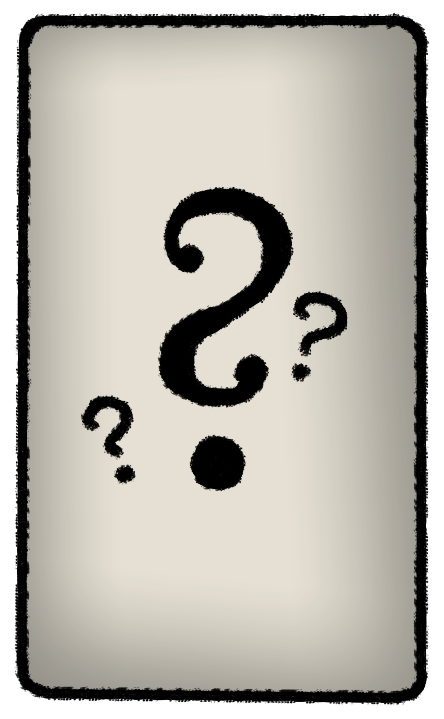
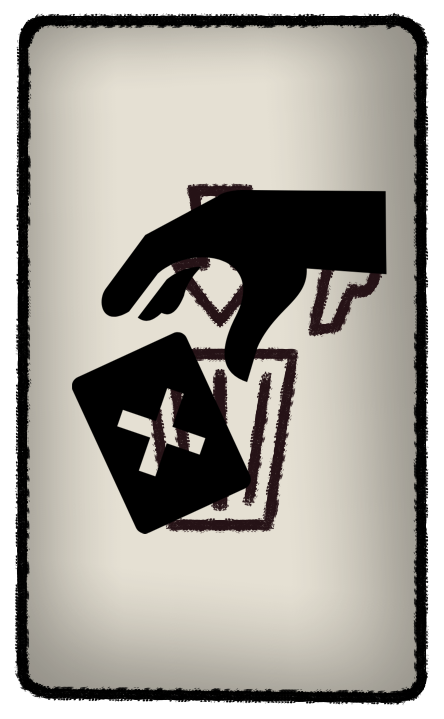
Layered file, before and after one edit (w=444, h=719). Changes by layer:
added group "Obrigar" with 2 layers above "Devolucao" over [72, 183, 387, 534]
added layer "Pintar camada 6 (colado)" in group "Obrigar" over [72, 183, 387, 534]
added group "Devolucao" with 1 layers above "exemplo" over [72, 183, 387, 534]
added layer "Pintar camada 5" in group "Devolucao" over [72, 183, 387, 534]
hid group "Carta Desconhecida" (1 layers) over [72, 183, 384, 512]